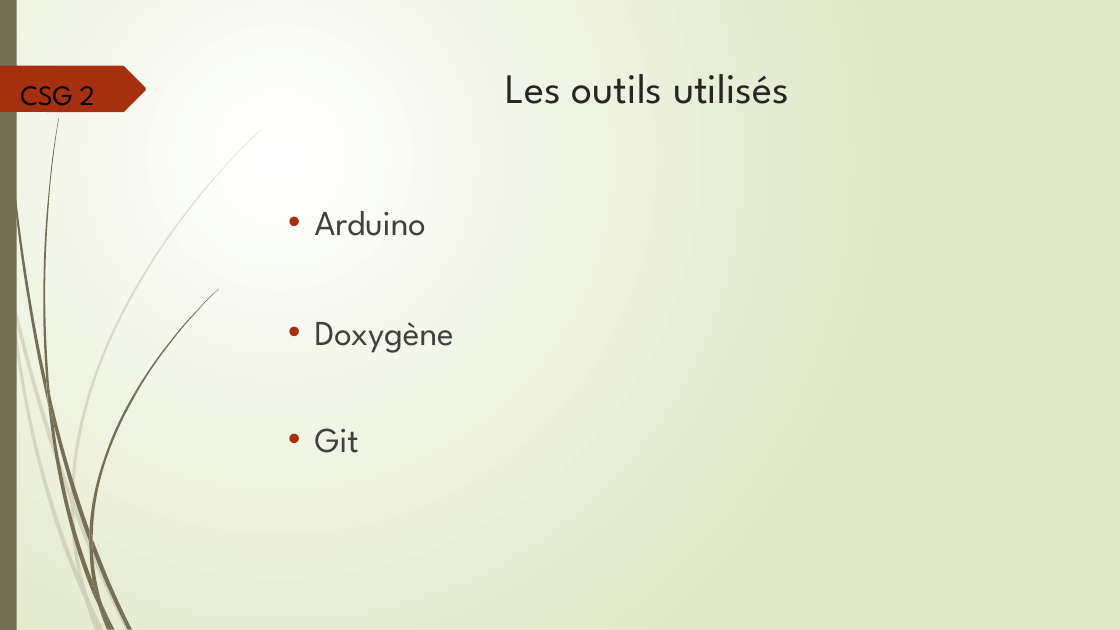
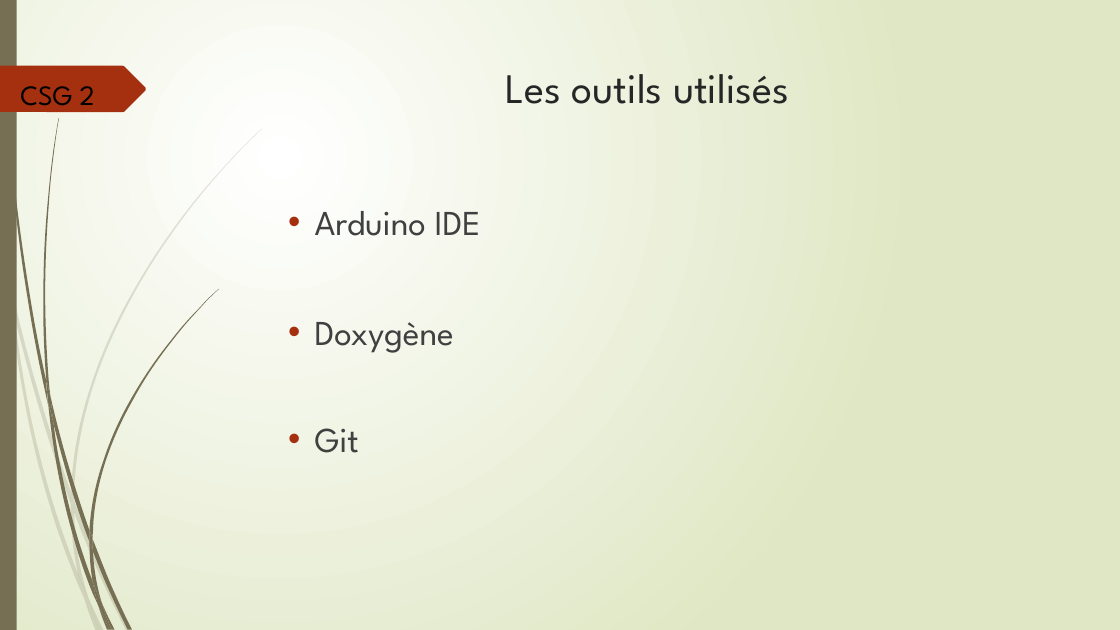
Before and after one commit to BtsSnirGpe/2020csg2, a slide deck: slide 4 of e3/doc/2020_csg2-PMT-E3-rev-1.pptx (slide 5 before the commit). Drawn at 1120x630 pixels with LibreOffice and Linux fonts; fonts in the diff are those of the drawing. Boxes give left, top, right and bottom in pixels: in the first picture for what was removed or moved away, otherwise in the second. Text is boxed around its words. In the diff, an @@ line names an element or a change of style, - is before the commit and + after.

```diff
--- a/e3/doc/2020_csg2-PMT-E3-rev-1.pptx
+++ b/e3/doc/2020_csg2-PMT-E3-rev-1.pptx
@@ text at [315,211,481,236]: text changed @@
-  • Arduino
+  • Arduino IDE
```
Also in this commit, not shown: 2 other slides changed, 1 slide added, 1 slide removed, 2 other files.
